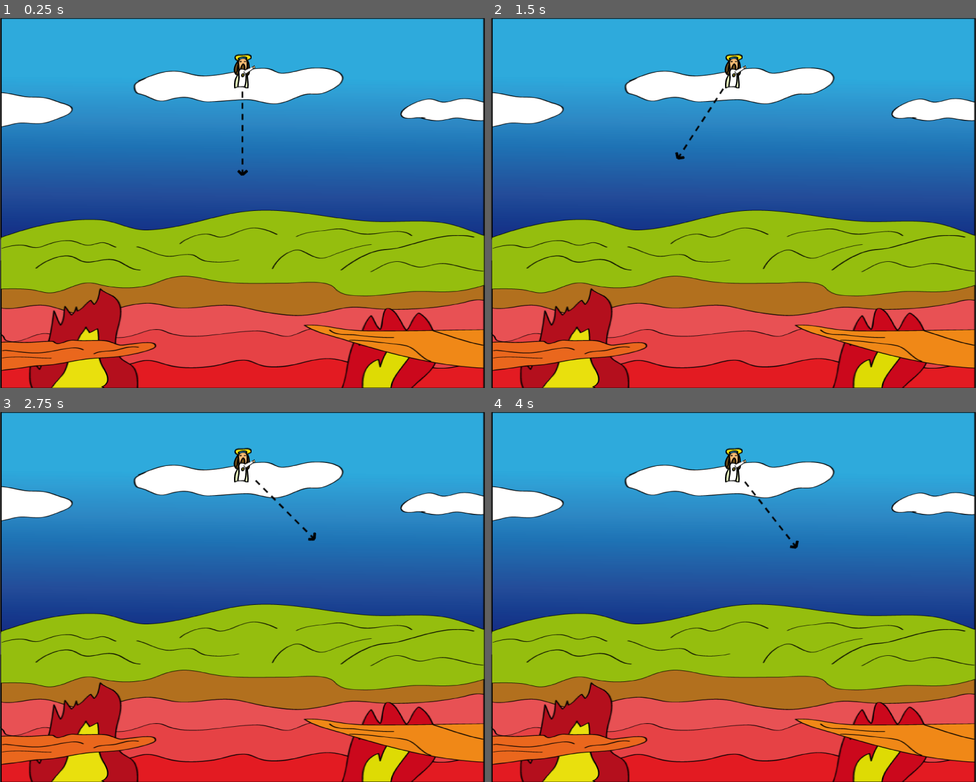
Above: before the commit, frames 1-4 (two rows, left to right).
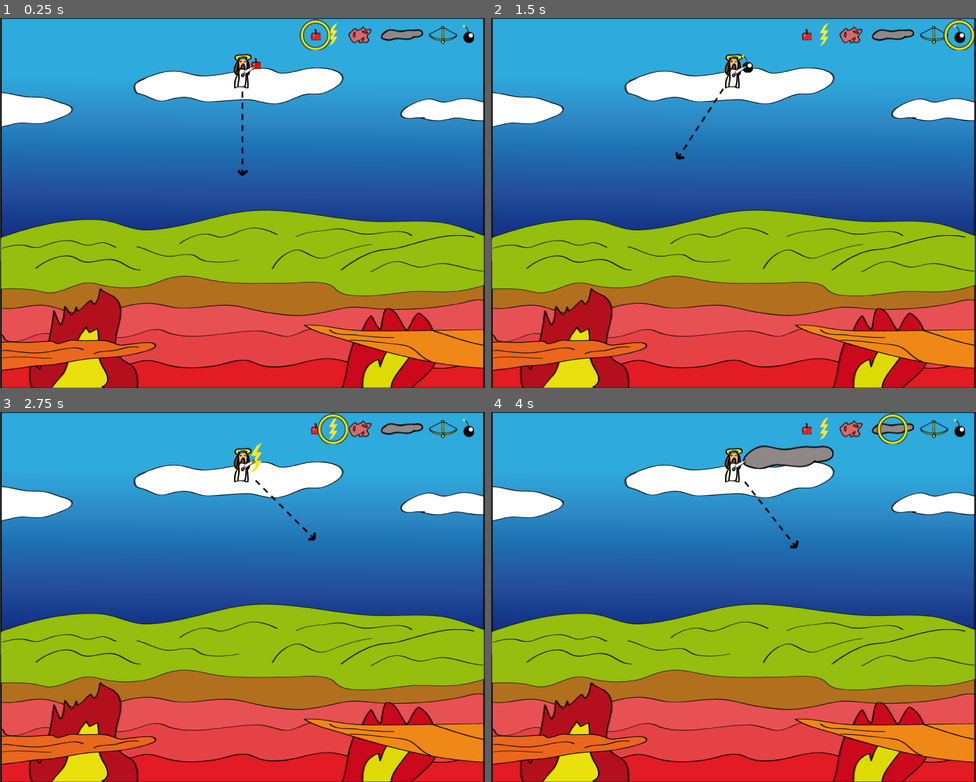
Above: after the commit, the same moments.

Repository: platinumskink/hellnoremade
Game: Godot game, scene res://scenes/game.tscn
Two runs of this game, one before a commit and one after it. Both use one fixed random seed, a clock stepped at 60 frames per second and the inputs below.
Inputs (mouse positions are in pixels of both pictures, inside the frame that each line leads up to):
- Up to frame 1 (0.25 s): no input
- Up to frame 2 (1.5 s): tap Enter at 0.5 s; move the mouse to (840, 184) at 0.52 s; hold E (nextWeapon, bound only after the commit) 0.53-1.28 s; tap Q (previousWeapon, bound only after the commit) at 0.8, 1.35 s; tap Space at 1.25 s; move the mouse to (636, 221) at 1.27 s
- Up to frame 3 (2.75 s): tap 1 (weapon1, bound only after the commit) at 1.55 s; tap Enter at 2 s; move the mouse to (291, 515) at 2.02 s; hold 1 (weapon1, bound only after the commit) from 2.03 s (still down); tap 2 (weapon2, bound only after the commit) at 2.3 s
- Up to frame 4 (4 s): tap Space at 2.75 s; move the mouse to (709, 671) at 2.77 s; release 1 (weapon1, bound only after the commit) at 2.78 s; tap 2 (weapon2, bound only after the commit) at 2.85 s; tap 3 (weapon3, bound only after the commit) at 3.05 s; tap Enter at 3.5 s; move the mouse to (879, 652) at 3.52 s; hold 3 (weapon3, bound only after the commit) from 3.53 s (still down); tap 4 (weapon4, bound only after the commit) at 3.8 s

The runs differ from the first frame. In frame 1, 0.9% of the frame differs, in the area x 51-98%, y 0-14%; in frame 2, 0.9%; in frame 3, 0.9%; in frame 4, 1.8%, in the area x 51-98%, y 0-16%.

Commit message:
God holds weapons
Changed from inventory tracking what weapon is held to God doing it, plus added so that the weapon currently held is seen in God's hands.

Diff:
--- a/project.godot
+++ b/project.godot
@@ -32,6 +32,52 @@
 "events": [Object(InputEventMouseButton,"resource_local_to_scene":false,"resource_name":"","device":-1,"window_id":0,"a …(258 unchanged characters)…
 ]
 }
+weapon1={
+"deadzone": 0.2,
+"events": [Object(InputEventKey,"resource_local_to_scene":false,"resource_name":"","device":-1,"window_id":0,"alt_pressed":false,"shift_pressed":false,"ctrl_pressed":false,"meta_pressed":false,"pressed":false,"keycode":0,"physical_keycode":49,"key_label":0,"unicode":49,"location":0,"echo":false,"script":null)
+, Object(InputEventKey,"resource_local_to_scene":false,"resource_name":"","device":-1,"window_id":0,"alt_pressed":false,"shift_pressed":false,"ctrl_pressed":false,"meta_pressed":false,"pressed":false,"keycode":0,"physical_keycode":4194439,"key_label":0,"unicode":0,"location":0,"echo":false,"script":null)
+]
+}
+weapon2={
+"deadzone": 0.2,
+"events": [Object(InputEventKey,"resource_local_to_scene":false,"resource_name":"","device":-1,"window_id":0,"alt_pressed":false,"shift_pressed":false,"ctrl_pressed":false,"meta_pressed":false,"pressed":false,"keycode":0,"physical_keycode":50,"key_label":0,"unicode":50,"location":0,"echo":false,"script":null)
+, Object(InputEventKey,"resource_local_to_scene":false,"resource_name":"","device":-1,"window_id":0,"alt_pressed":false,"shift_pressed":false,"ctrl_pressed":false,"meta_pressed":false,"pressed":false,"keycode":0,"physical_keycode":4194440,"key_label":0,"unicode":0,"location":0,"echo":false,"script":null)
+]
+}
+weapon3={
+"deadzone": 0.2,
+"events": [Object(InputEventKey,"resource_local_to_scene":false,"resource_name":"","device":-1,"window_id":0,"alt_pressed":false,"shift_pressed":false,"ctrl_pressed":false,"meta_pressed":false,"pressed":false,"keycode":0,"physical_keycode":51,"key_label":0,"unicode":51,"location":0,"echo":false,"script":null)
+, Object(InputEventKey,"resource_local_to_scene":false,"resource_name":"","device":-1,"window_id":0,"alt_pressed":false,"shift_pressed":false,"ctrl_pressed":false,"meta_pressed":false,"pressed":false,"keycode":0,"physical_keycode":4194441,"key_label":0,"unicode":0,"location":0,"echo":false,"script":null)
+]
+}
+weapon4={
+"deadzone": 0.2,
+"events": [Object(InputEventKey,"resource_local_to_scene":false,"resource_name":"","device":-1,"window_id":0,"alt_pressed":false,"shift_pressed":false,"ctrl_pressed":false,"meta_pressed":false,"pressed":false,"keycode":0,"physical_keycode":52,"key_label":0,"unicode":52,"location":0,"echo":false,"script":null)
+, Object(InputEventKey,"resource_local_to_scene":false,"resource_name":"","device":-1,"window_id":0,"alt_pressed":false,"shift_pressed":false,"ctrl_pressed":false,"meta_pressed":false,"pressed":false,"keycode":0,"physical_keycode":4194442,"key_label":0,"unicode":0,"location":0,"echo":false,"script":null)
+]
+}
+weapon5={
+"deadzone": 0.2,
+"events": [Object(InputEventKey,"resource_local_to_scene":false,"resource_name":"","device":-1,"window_id":0,"alt_pressed":false,"shift_pressed":false,"ctrl_pressed":false,"meta_pressed":false,"pressed":false,"keycode":0,"physical_keycode":53,"key_label":0,"unicode":53,"location":0,"echo":false,"script":null)
+, Object(InputEventKey,"resource_local_to_scene":false,"resource_name":"","device":-1,"window_id":0,"alt_pressed":false,"shift_pressed":false,"ctrl_pressed":false,"meta_pressed":false,"pressed":false,"keycode":0,"physical_keycode":4194443,"key_label":0,"unicode":0,"location":0,"echo":false,"script":null)
+]
+}
+weapon6={
+"deadzone": 0.2,
+"events": [Object(InputEventKey,"resource_local_to_scene":false,"resource_name":"","device":-1,"window_id":0,"alt_pressed":false,"shift_pressed":false,"ctrl_pressed":false,"meta_pressed":false,"pressed":false,"keycode":0,"physical_keycode":54,"key_label":0,"unicode":54,"location":0,"echo":false,"script":null)
+, Object(InputEventKey,"resource_local_to_scene":false,"resource_name":"","device":-1,"window_id":0,"alt_pressed":false,"shift_pressed":false,"ctrl_pressed":false,"meta_pressed":false,"pressed":false,"keycode":0,"physical_keycode":4194444,"key_label":0,"unicode":0,"location":0,"echo":false,"script":null)
+]
+}
+nextWeapon={
+"deadzone": 0.2,
+"events": [Object(InputEventKey,"resource_local_to_scene":false,"resource_name":"","device":-1,"window_id":0,"alt_pressed":false,"shift_pressed":false,"ctrl_pressed":false,"meta_pressed":false,"pressed":false,"keycode":0,"physical_keycode":69,"key_label":0,"unicode":101,"location":0,"echo":false,"script":null)
+]
+}
+previousWeapon={
+"deadzone": 0.2,
+"events": [Object(InputEventKey,"resource_local_to_scene":false,"resource_name":"","device":-1,"window_id":0,"alt_pressed":false,"shift_pressed":false,"ctrl_pressed":false,"meta_pressed":false,"pressed":false,"keycode":0,"physical_keycode":81,"key_label":0,"unicode":113,"location":0,"echo":false,"script":null)
+]
+}
 
 [physics]
 
--- a/scenes/game.tscn
+++ b/scenes/game.tscn
@@ -1,9 +1,12 @@
 [gd_scene format=3 uid="uid://ktdbf4q4fvtq"]
 
+[ext_resource type="Script" uid="uid://cbr3igorip2s8" path="res://scripts/game.gd" id="1_lnu2h"]
 [ext_resource type="Texture2D" uid="uid://2sswqdv7puim" path="res://assets/God Stage3.png" id="1_uwrxv"]
 [ext_resource type="PackedScene" uid="uid://cmr3akhp1vpcv" path="res://scenes/god.tscn" id="2_yqjtg"]
+[ext_resource type="PackedScene" uid="uid://dch31mk87r3rh" path="res://scenes/inventory.tscn" id="4_lbhrr"]
 
 [node name="Game" type="Node2D" unique_id=1261404024]
+script = ExtResource("1_lnu2h")
 
 [node name="GodStage3" type="Sprite2D" parent="." unique_id=1765850914]
 texture = ExtResource("1_uwrxv")
@@ -11,3 +14,9 @@
 
 [node name="God" parent="." unique_id=1808130909 instance=ExtResource("2_yqjtg")]
 position = Vector2(400, 91)
+
+[node name="Inventory" parent="." unique_id=465546189 instance=ExtResource("4_lbhrr")]
+position = Vector2(647, 27)
+
+[connection signal="changed_weapon" from="God" to="." method="_on_god_changed_weapon"]
+[connection signal="throw" from="God" to="." method="_on_god_throw"]
--- a/scenes/god.tscn
+++ b/scenes/god.tscn
@@ -3,6 +3,7 @@
 [ext_resource type="Texture2D" uid="uid://bkl46e6qrn0x8" path="res://assets/God.png" id="1_n5rnk"]
 [ext_resource type="Script" uid="uid://cujupkh7hbovt" path="res://scripts/god.gd" id="1_wk2p8"]
 [ext_resource type="Texture2D" uid="uid://dwsgki6qp7ck8" path="res://assets/Arm.png" id="3_nostd"]
+[ext_resource type="Texture2D" uid="uid://bpo2t2tnorrbt" path="res://assets/Apple.png" id="3_tjdyr"]
 [ext_resource type="Texture2D" uid="uid://47keyq5iiudg" path="res://assets/Arrow3.png" id="4_nostd"]
 
 [node name="God" type="Node2D" unique_id=1808130909]
@@ -11,6 +12,10 @@
 [node name="God" type="Sprite2D" parent="." unique_id=1945406376]
 position = Vector2(0, -3)
 texture = ExtResource("1_n5rnk")
+
+[node name="Weapon" type="Sprite2D" parent="God" unique_id=1150024010]
+position = Vector2(22, -13)
+texture = ExtResource("3_tjdyr")
 
 [node name="Arm" type="Sprite2D" parent="." unique_id=1430887980]
 position = Vector2(5, -2)
--- /dev/null
+++ b/scenes/inventory.tscn
@@ -0,0 +1,15 @@
+[gd_scene format=3 uid="uid://dch31mk87r3rh"]
+
+[ext_resource type="Texture2D" uid="uid://bio2gd4ai133f" path="res://assets/Weapon Choice.png" id="1_qw0r6"]
+[ext_resource type="Script" uid="uid://c3165vx7aiinw" path="res://scripts/inventory.gd" id="1_ty45s"]
+[ext_resource type="Texture2D" uid="uid://d1c6vi5ced1bd" path="res://assets/TheCircle.png" id="3_53g1v"]
+
+[node name="Inventory" type="Node2D" unique_id=465546189]
+script = ExtResource("1_ty45s")
+
+[node name="Sprite2D" type="Sprite2D" parent="." unique_id=827173243]
+texture = ExtResource("1_qw0r6")
+
+[node name="Selection" type="Sprite2D" parent="Sprite2D" unique_id=1044815177]
+position = Vector2(125, 1)
+texture = ExtResource("3_53g1v")
--- /dev/null
+++ b/scripts/game.gd
@@ -0,0 +1,23 @@
+extends Node2D
+
+
+@onready var inventory: Node2D = $Inventory
+
+# Called when the node enters the scene tree for the first time.
+func _ready() -> void:
+	pass # Replace with function body.
+
+
+# Called every frame. 'delta' is the elapsed time since the previous frame.
+func _process(delta: float) -> void:
+	pass
+
+func _physics_process(delta: float) -> void:
+	pass
+
+func _on_god_throw() -> void:
+	print("Game is receiving god's throw.")
+
+
+func _on_god_changed_weapon(wpn: GlobalEnums.Weapon) -> void:
+	inventory.set_current_weapon(wpn)
--- /dev/null
+++ b/scripts/globals.gd
@@ -0,0 +1,12 @@
+extends Node
+
+class_name GlobalEnums
+
+enum Weapon {
+	APPLE,
+	LIGHTNING,
+	METEORITE,
+	RAIN,
+	BOW,
+	BOMB,
+}
--- a/scripts/god.gd
+++ b/scripts/god.gd
@@ -3,13 +3,53 @@
 @onready var arm: Sprite2D = $Arm
 @onready var timer: Timer = $Timer
 @onready var arrow: Sprite2D = $Arrow
+@onready var weapon: Sprite2D = $God/Weapon
+
+const apple: Texture2D = preload("res://assets/Apple.png")
+const lightning: Texture2D = preload("res://assets/Bolt.png")
+const meteor: Texture2D = preload("res://assets/CometInHand.png")
+const rain: Texture2D = preload("res://assets/Cloud.png")
+const bow_drawn: Texture2D = preload("res://assets/BowHeld.png")
+const bow_fired: Texture2D = preload("res://assets/BowLaunched.png")
+const bomb: Texture2D = preload("res://assets/Bomb.png")
 
 signal throw
+signal changed_weapon(wpn: GlobalEnums.Weapon)
+
+var weapon_sprites: Dictionary[GlobalEnums.Weapon, Texture2D] = {
+	GlobalEnums.Weapon.APPLE: apple,
+	GlobalEnums.Weapon.LIGHTNING: lightning,
+	GlobalEnums.Weapon.METEORITE: meteor,
+	GlobalEnums.Weapon.RAIN: rain,
+	GlobalEnums.Weapon.BOW: bow_drawn,
+	GlobalEnums.Weapon.BOMB: bomb,
+}
+var weapon_in_hand_offsets: Dictionary[GlobalEnums.Weapon, Vector2] = {
+	GlobalEnums.Weapon.APPLE: Vector2(22, -13),
+	GlobalEnums.Weapon.LIGHTNING: Vector2(22, -13),
+	GlobalEnums.Weapon.METEORITE: Vector2(40, -13),
+	GlobalEnums.Weapon.RAIN: Vector2(90, -13),
+	GlobalEnums.Weapon.BOW: Vector2(0,0),
+	GlobalEnums.Weapon.BOMB: Vector2(22,-13),
+}
 
 var throwDelay: float = 0.5
 var canThrow: bool = true
 var hasThrown: bool = false
 var originalRotation: float = 0.0
+
+var currentWeapon: GlobalEnums.Weapon = GlobalEnums.Weapon.APPLE:
+	set(value):
+		currentWeapon = value
+		changed_weapon.emit(value)
+		weapon.texture = weapon_sprites[value]
+		weapon.position = weapon_in_hand_offsets[value]
+		if value != GlobalEnums.Weapon.BOW:
+			weapon.rotation = 0
+			arm.visible = true
+
+		else:
+			arm.visible = false
 
 # Called when the node enters the scene tree for the first time.
 func _ready() -> void:
@@ -22,6 +62,17 @@
 	if !canThrow && !hasThrown:
 		arm.look_at(get_global_mouse_position())
 		hasThrown = true
+	if currentWeapon == GlobalEnums.Weapon.BOW:
+		weapon.look_at(get_global_mouse_position())
+		if hasThrown:
+			weapon.texture = bow_fired
+		else:
+			weapon.texture = bow_drawn
+	else:
+		if hasThrown:
+			weapon.visible = false
+		else:
+			weapon.visible = true
 
 func _input(event): # When an action happened.
 	if event.is_action_pressed("click") && canThrow:
@@ -29,6 +80,31 @@
 		timer.start(throwDelay)
 		throw.emit()
 
+	if event.is_action_pressed("weapon1"):
+		currentWeapon = GlobalEnums.Weapon.APPLE
+	if event.is_action_pressed("weapon2"):
+		currentWeapon = GlobalEnums.Weapon.LIGHTNING
+	if event.is_action_pressed("weapon3"):
+		currentWeapon = GlobalEnums.Weapon.METEORITE
+	if event.is_action_pressed("weapon4"):
+		currentWeapon = GlobalEnums.Weapon.RAIN
+	if event.is_action_pressed("weapon5"):
+		currentWeapon = GlobalEnums.Weapon.BOW
+	if event.is_action_pressed("weapon6"):
+		currentWeapon = GlobalEnums.Weapon.BOMB
+	if event.is_action_pressed("nextWeapon"):
+		var newWeapon:int = currentWeapon + 1
+		if newWeapon >= GlobalEnums.Weapon.size():
+			currentWeapon = 0
+		else:
+			currentWeapon = newWeapon
+	if event.is_action_pressed("previousWeapon"):
+		var newWeapon:int = currentWeapon - 1
+		if newWeapon < 0:
+			currentWeapon = GlobalEnums.Weapon.size()-1
+		else:
+			currentWeapon = newWeapon
+
 func _on_timer_timeout() -> void:
 	canThrow = true
 	hasThrown = false
--- /dev/null
+++ b/scripts/inventory.gd
@@ -0,0 +1,30 @@
+extends Node2D
+
+@onready var selection: Sprite2D = $Sprite2D/Selection
+
+var weapon_x_values: Dictionary[GlobalEnums.Weapon, int] = {}
+
+
+# Y =
+var AppleX    : int = -127
+var LightningX: int = -98
+var MeteoriteX: int = -53
+var RainX     : int = 15
+var BowX      : int = 83
+var BombX     : int = 125
+
+# Called when the node enters the scene tree for the first time.
+func _ready() -> void:
+	weapon_x_values = {
+		GlobalEnums.Weapon.APPLE: AppleX,
+		GlobalEnums.Weapon.LIGHTNING: LightningX,
+		GlobalEnums.Weapon.METEORITE: MeteoriteX,
+		GlobalEnums.Weapon.RAIN: RainX,
+		GlobalEnums.Weapon.BOW: BowX,
+		GlobalEnums.Weapon.BOMB: BombX,
+	}
+	selection.position.x = weapon_x_values[GlobalEnums.Weapon.APPLE]
+
+
+func set_current_weapon(wpn: GlobalEnums.Weapon):
+	selection.position.x = weapon_x_values[wpn]
Binary file changed: assets/BowArrow.png
Binary file changed: assets/BowHeld.png
Binary file changed: assets/BowLaunched.png
Binary file changed: assets/CometInFlight.png
Not shown, added: scripts/game.gd.uid
Not shown, added: scripts/globals.gd.uid
Not shown, added: scripts/inventory.gd.uid
